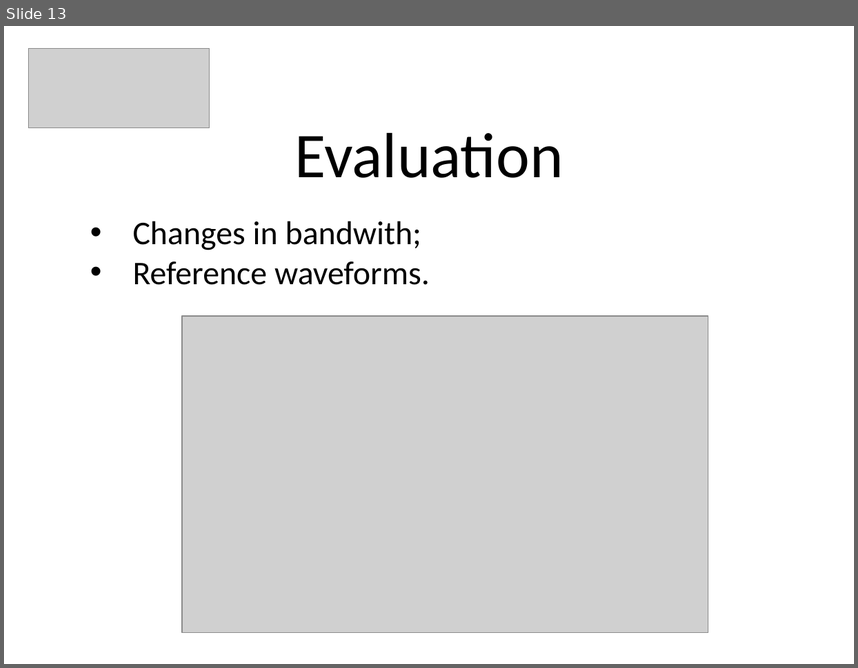
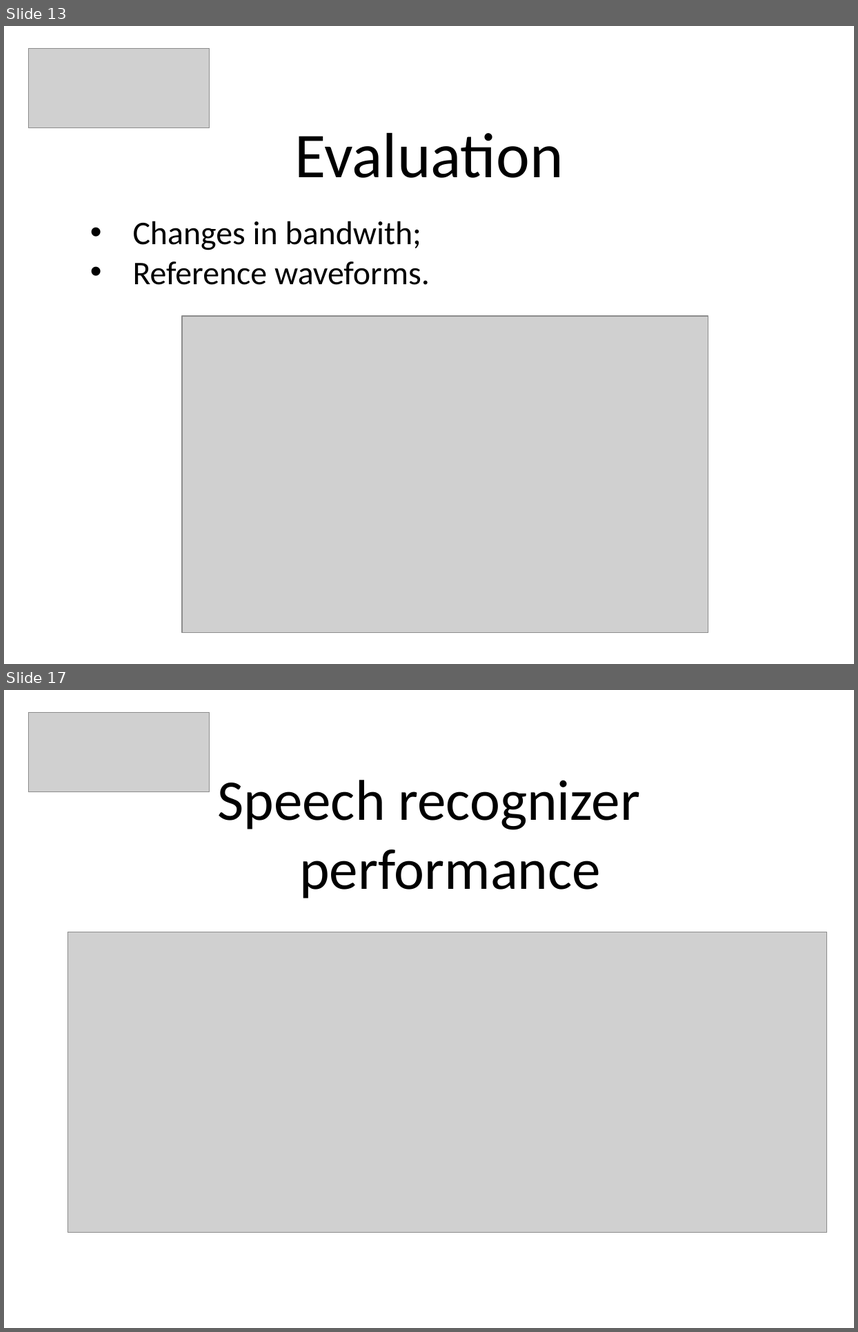
Before and after one commit to PeBraz/AirDesk, a slide deck: paper-presentation/cmov-presentation.pptx. Shown one above the other, each under a label of ours: slide 13 before the commit, slides 13 and 17 after it; the slides between them are not shown. The pictures are 858x668 and 858x1332 pixels, drawn with LibreOffice and Linux fonts; fonts in the diff are those of the drawing; grey boxes stand for pictures. Boxes give left, top, right and bottom in pixels: in the first picture for what was removed or moved away, otherwise in the second. Text is boxed around its words. In the diff, an @@ line names an element or a change of style, - is before the commit and + after.

```diff
--- a/paper-presentation/cmov-presentation.pptx
+++ b/paper-presentation/cmov-presentation.pptx
@@ slide 17 added at (4,690,854,1328), background #FFFFFF @@
@@ picture added at (29,712,210,792) @@
@@ title added at (217,780,641,898), 48.6 pt, text #000000 @@
+Speech recognizer performance
@@ picture added at (67,932,827,1232) @@
```
Also in this commit, not shown: 5 other slides added.
